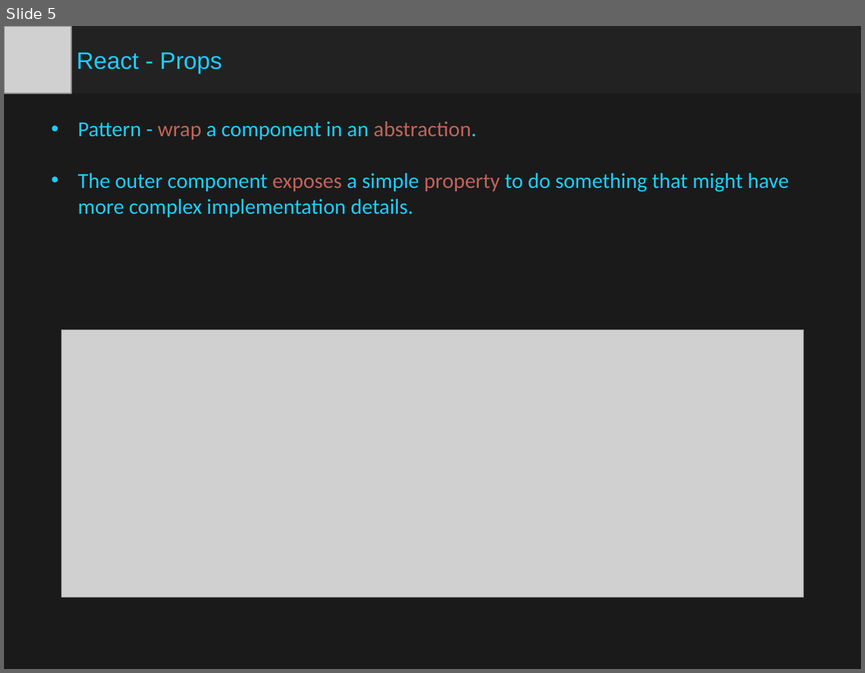
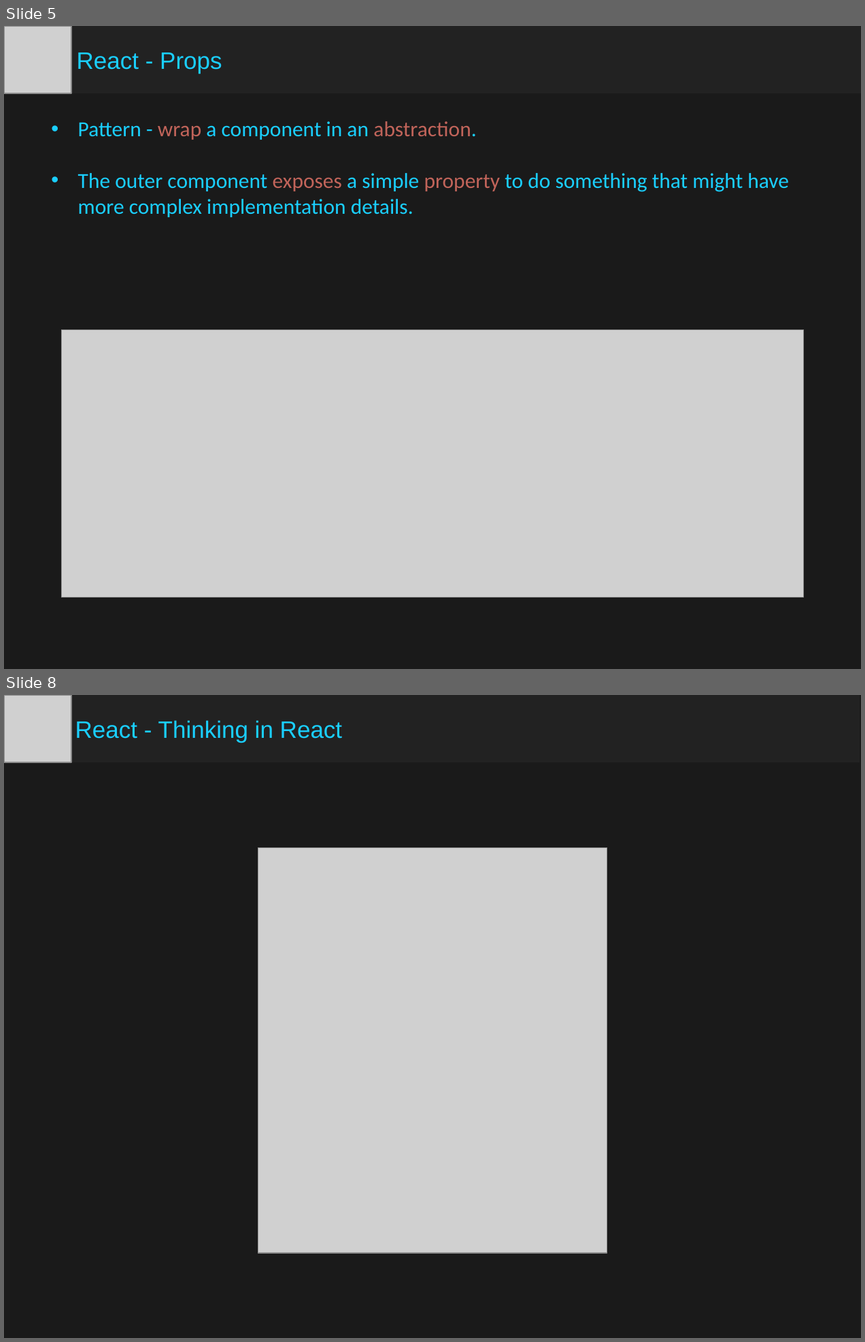
Before and after one commit to rodrigobrossi/rbrossi-javascript-ui, a slide deck: slides/react/react.pptx. Shown one above the other, each under a label of ours: slide 5 before the commit, slides 5 and 8 after it; the slides between them are not shown. The pictures are 865x673 and 865x1342 pixels, drawn with LibreOffice and Linux fonts; fonts in the diff are those of the drawing; grey boxes stand for pictures. Boxes give left, top, right and bottom in pixels: in the first picture for what was removed or moved away, otherwise in the second. Text is boxed around its words. In the diff, an @@ line names an element or a change of style, - is before the commit and + after.

Commit message:
updated pptx

```diff
--- a/slides/react/react.pptx
+++ b/slides/react/react.pptx
@@ slide 8 added at [4, 695, 861, 1338], background #1A1A1A @@
@@ picture added at [4, 695, 72, 763] @@
@@ rectangle added at [67, 695, 859, 763], fill #222222, 20 pt, text #1ACFFF @@
+React - Thinking in React
@@ picture added at [258, 847, 606, 1252] @@
```
Also in this commit, not shown: 3 other slides added.
